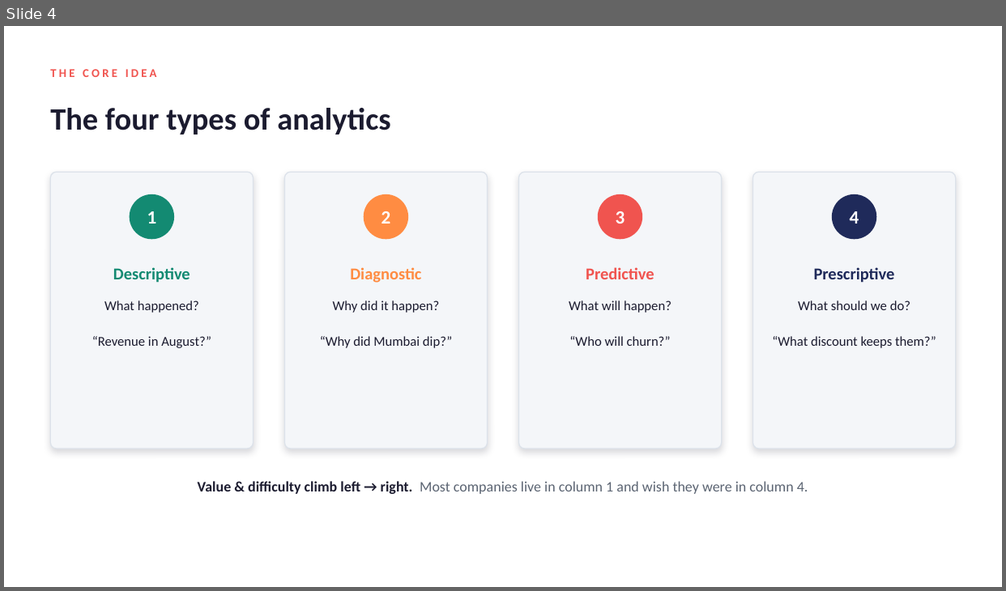
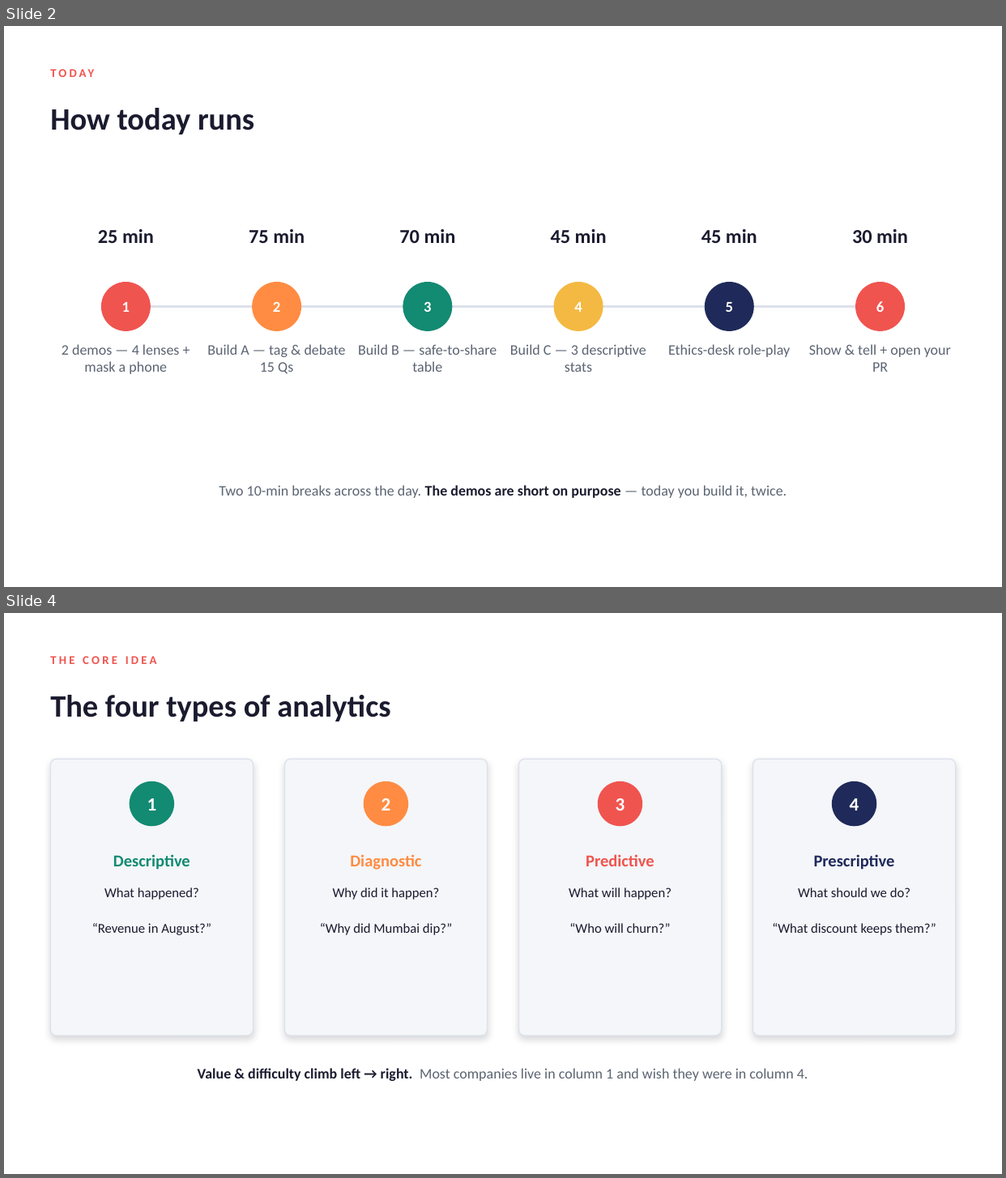
Before and after one commit to Abhinav1296/teaching, a slide deck: Day_02_Analytics_Types_and_Ethics/Day_02_deck.pptx. Shown one above the other, each under a label of ours: slide 4 before the commit, slides 2 and 4 after it; the slides between them are not shown. The pictures are 1006x591 and 1006x1178 pixels, drawn with LibreOffice and Linux fonts; fonts in the diff are those of the drawing. Boxes give left, top, right and bottom in pixels: in the first picture for what was removed or moved away, otherwise in the second. Text is boxed around its words. In the diff, an @@ line names an element or a change of style, - is before the commit and + after.

Commit message:
Day 2: deepen to 6-hour single-batch (15 Qs, masking lab, DPDP, ethics desk)

```diff
--- a/Day_02_Analytics_Types_and_Ethics/Day_02_deck.pptx
+++ b/Day_02_Analytics_Types_and_Ethics/Day_02_deck.pptx
@@ slide 2 added at (4, 26, 1002, 587), background #FFFFFF @@
@@ text added at (50, 109, 254, 130), 30 pt, text #1B1B2F, bold @@
+How today runs
@@ text added at (117, 108, 191, 135), 11.5 pt, text #F0544F, bold @@
+TODAY
@@ text added at (98, 229, 154, 243), 19 pt, text #1B1B2F, bold @@
+25 min
@@ text added at (249, 229, 305, 243), 19 pt, text #1B1B2F, bold @@
+75 min
@@ text added at (399, 229, 456, 243), 19 pt, text #1B1B2F, bold @@
+70 min
@@ text added at (551, 229, 607, 243), 19 pt, text #1B1B2F, bold @@
+45 min
@@ text added at (701, 229, 757, 243), 19 pt, text #1B1B2F, bold @@
+45 min
@@ text added at (852, 229, 908, 243), 19 pt, text #1B1B2F, bold @@
+30 min
@@ ellipse added at (101, 282, 151, 331), fill #F0544F @@
@@ ellipse added at (252, 282, 301, 331), fill #FF8C42 @@
@@ ellipse added at (403, 282, 453, 331), fill #138A72 @@
@@ ellipse added at (553, 282, 603, 331), fill #F4B942 @@
@@ ellipse added at (705, 282, 754, 331), fill #1F2A5A @@
@@ ellipse added at (855, 282, 905, 331), fill #F0544F @@
@@ text added at (122, 302, 130, 312), 14.5 pt, text #FFFFFF, bold @@
+1
@@ line added from (126, 307) to (880, 307), #DCE2EA 2 pt @@
@@ text added at (273, 302, 280, 312), 14.5 pt, text #FFFFFF, bold @@
+2
@@ text added at (424, 302, 431, 312), 14.5 pt, text #FFFFFF, bold @@
+3
@@ text added at (574, 302, 582, 312), 14.5 pt, text #FFFFFF, bold @@
+4
@@ text added at (726, 302, 733, 312), 14.5 pt, text #FFFFFF, bold @@
+5
@@ text added at (876, 301, 884, 312), 14.5 pt, text #FFFFFF, bold @@
+6
@@ text added at (62, 344, 180, 374), 14 pt, text #5B6472 @@
+2 demos — 4 lenses + mask a phone
@@ text added at (207, 344, 346, 374), 14 pt, text #5B6472 @@
+Build A — tag & debate 15 Qs
@@ text added at (358, 344, 496, 372), 14 pt, text #5B6472 @@
+Build B — safe-to-share table
@@ text added at (510, 344, 646, 372), 14 pt, text #5B6472 @@
+Build C — 3 descriptive stats
@@ text added at (668, 344, 790, 357), 14 pt, text #5B6472 @@
+Ethics-desk role-play
@@ text added at (809, 344, 951, 372), 14 pt, text #5B6472 @@
+Show & tell + open your PR
@@ text added at (219, 485, 786, 498), 14 pt, text #5B6472 @@
+Two 10-min breaks across the day. The demos are short on purpose — today you build it, twice.
```
Also in this commit, not shown: 7 slides changed, 2 other slides added, 2 slides removed, 3 other files.
